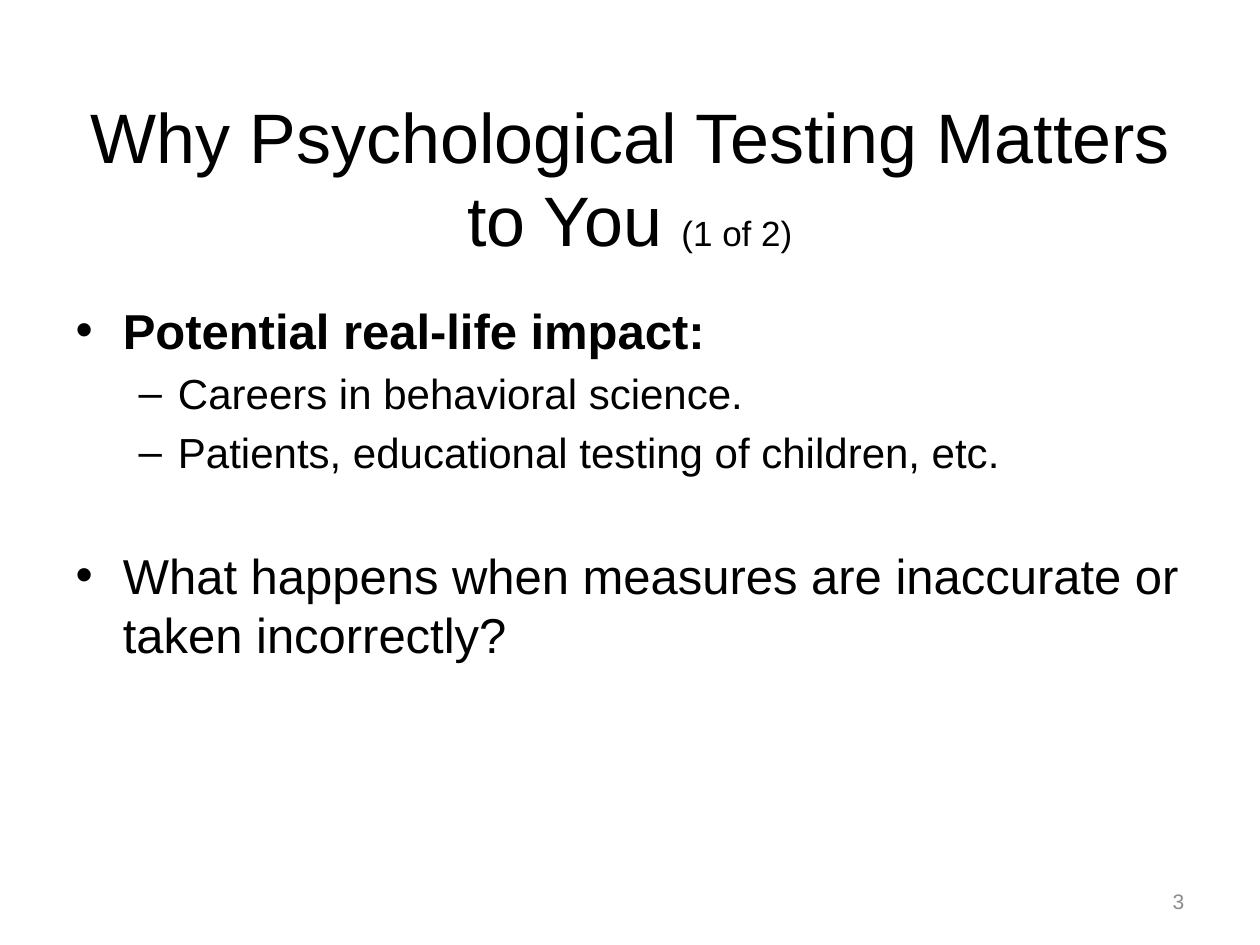
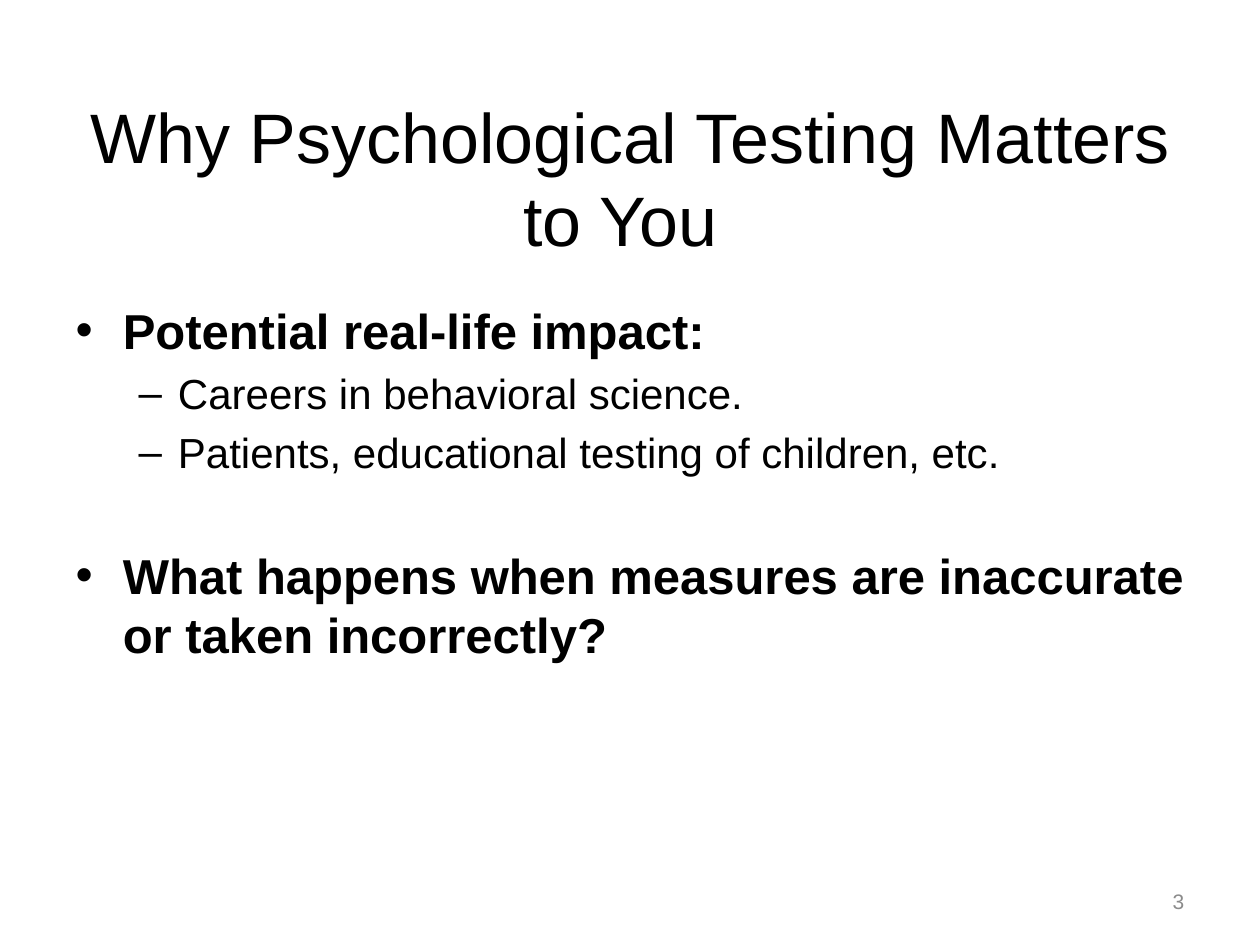
Before and after one commit to npm27/Teaching-Materials, a slide deck: slide 3 of Tests and Eval/Slides/1 Chapter 1.pptx. Drawn at 1260x945 pixels with LibreOffice and Linux fonts; fonts in the diff are those of the drawing. Boxes give left, top, right and bottom in pixels: in the first picture for what was removed or moved away, otherwise in the second. Text is boxed around its words. In the diff, an @@ line names an element or a change of style, - is before the commit and + after.

```diff
--- a/Tests and Eval/Slides/1 Chapter 1.pptx
+++ b/Tests and Eval/Slides/1 Chapter 1.pptx
@@ title at (90, 112, 1170, 247): text changed @@
-Why Psychological Testing Matters to You (1 of 2)
+Why Psychological Testing Matters to You
@@ text at (123, 558, 1184, 663): bold on in "What happens when measures are inaccurate or ..." @@
```
Also in this commit, not shown: 3 other slides changed, 1 slide removed.
